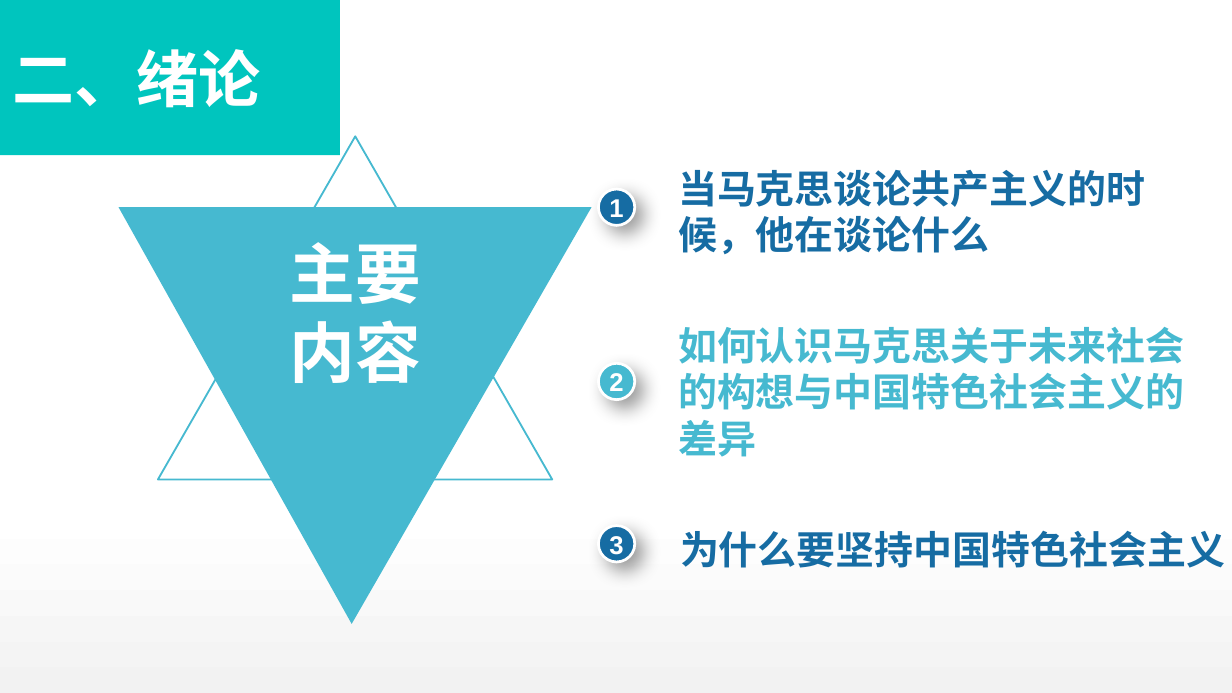
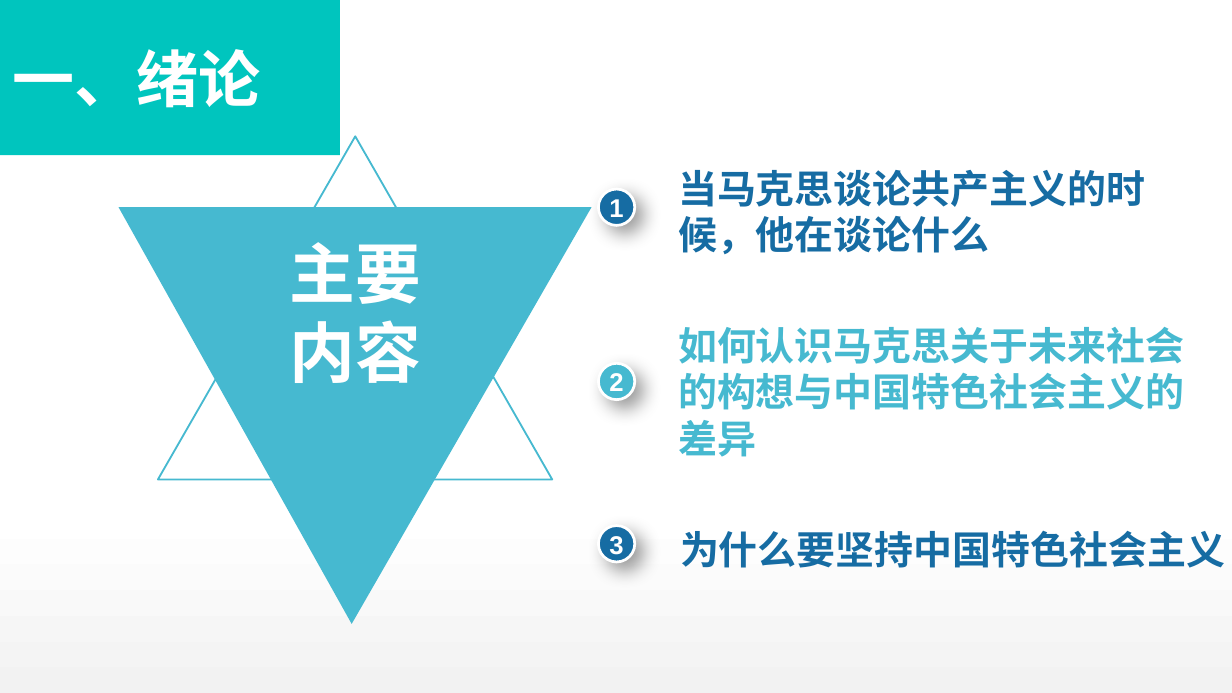
Before and after one commit to DO-MINATOR/buaa, a slide deck: slide 1 of 中特/复习ppt/刘娜娜-绪论.pptx (slide 11 before the commit). Drawn at 1232x693 pixels with LibreOffice and Linux fonts; fonts in the diff are those of the drawing. Boxes give left, top, right and bottom in pixels: in the first picture for what was removed or moved away, otherwise in the second. Text is boxed around its words. In the diff, an @@ line names an element or a change of style, - is before the commit and + after.

```diff
--- a/中特/复习ppt/刘娜娜-绪论.pptx
+++ b/中特/复习ppt/刘娜娜-绪论.pptx
@@ text in rectangle at [12,49,260,108]: text changed @@
-二、绪论
+一、绪论
```
Also in this commit, not shown: 10 other slides changed, 15 slides removed, 1 other file.
